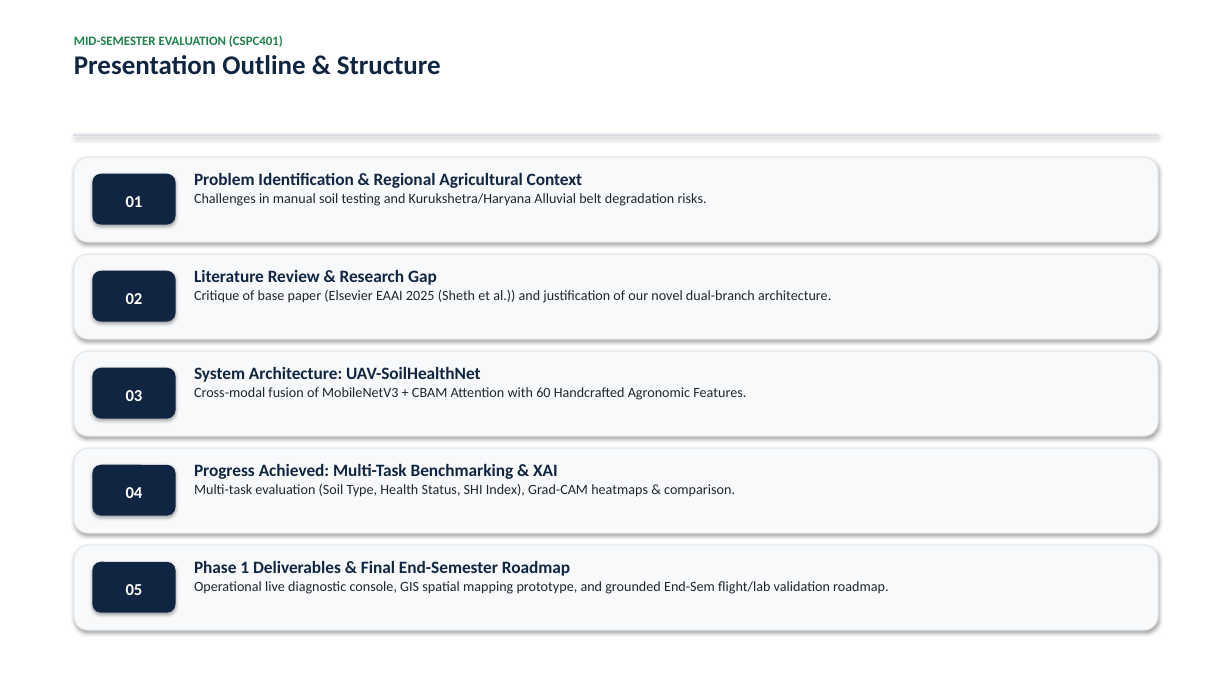
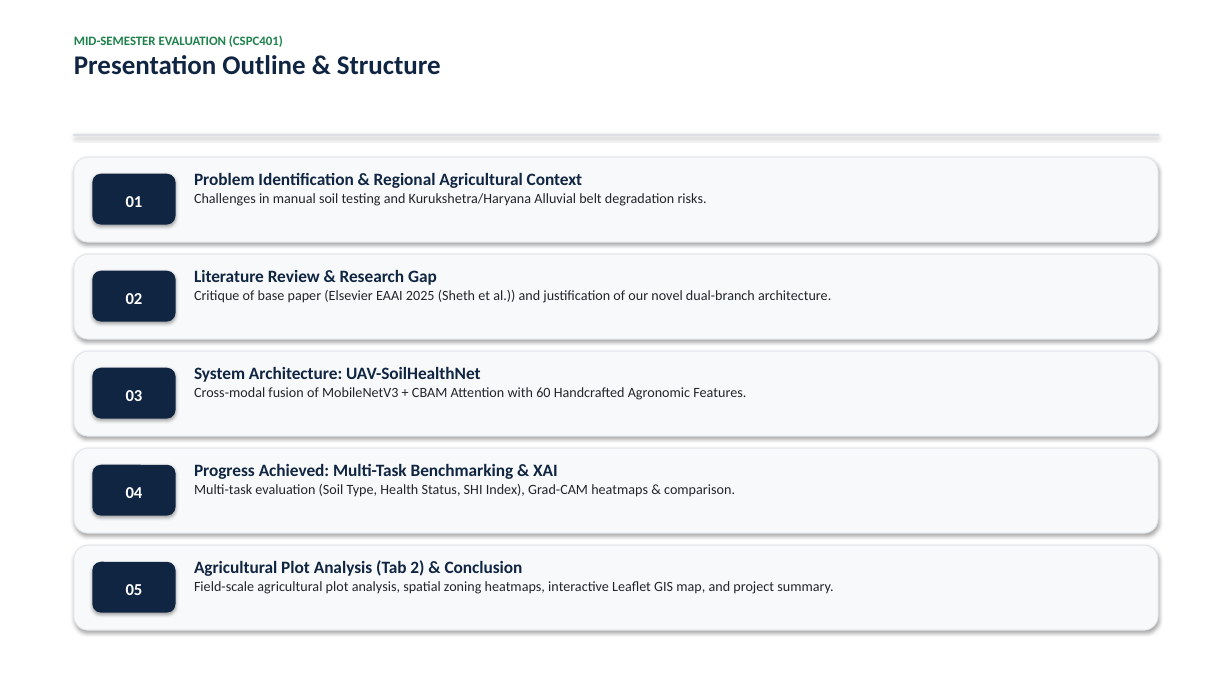
Before and after one commit to Naveen-Beniwal/soil-project1, a slide deck: slide 2 of Mid_Sem_Presentation_CSPC401.pptx. Drawn at 1232x693 pixels with LibreOffice and Linux fonts; fonts in the diff are those of the drawing. Boxes give left, top, right and bottom in pixels: in the first picture for what was removed or moved away, otherwise in the second. Text is boxed around its words. In the diff, an @@ line names an element or a change of style, - is before the commit and + after.

Commit message:
Refactor presentation and report: eliminate all phase references, emphasize complete agricultural plot analysis (Tab 2) and 60-feature ICAR framework

```diff
--- a/Mid_Sem_Presentation_CSPC401.pptx
+++ b/Mid_Sem_Presentation_CSPC401.pptx
@@ text at (194, 560, 833, 594): text changed @@
-Phase 1 Deliverables & Final End-Semester Roadmap
-Operational live diagnostic console, GIS spatial mapping prototype, and grounded End-Sem flight/lab validation roadmap.
+Agricultural Plot Analysis (Tab 2) & Conclusion
+Field-scale agricultural plot analysis, spatial zoning heatmaps, interactive Leaflet GIS map, and project summary.
```
Also in this commit, not shown: 5 other slides changed, 2 other files.
